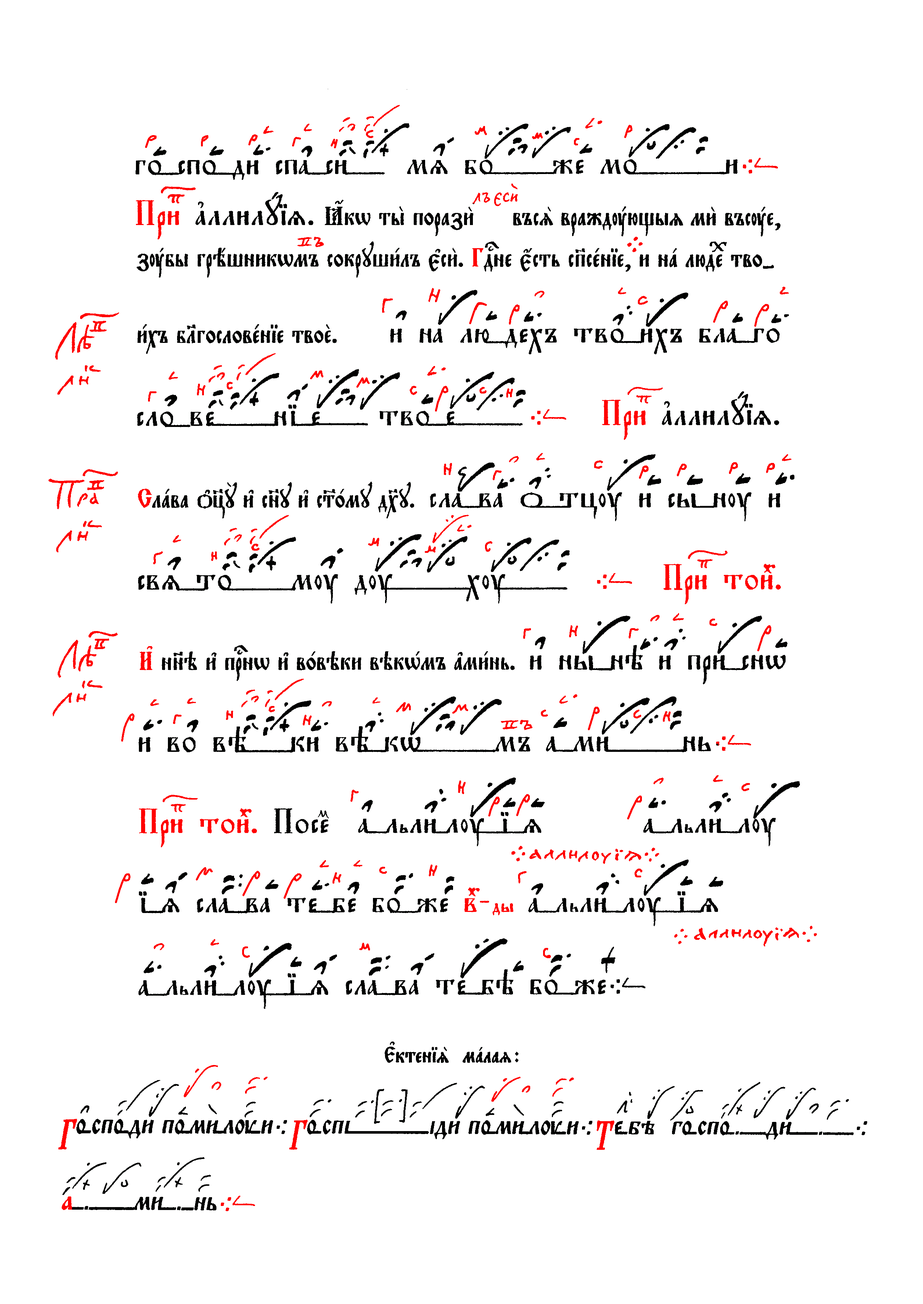
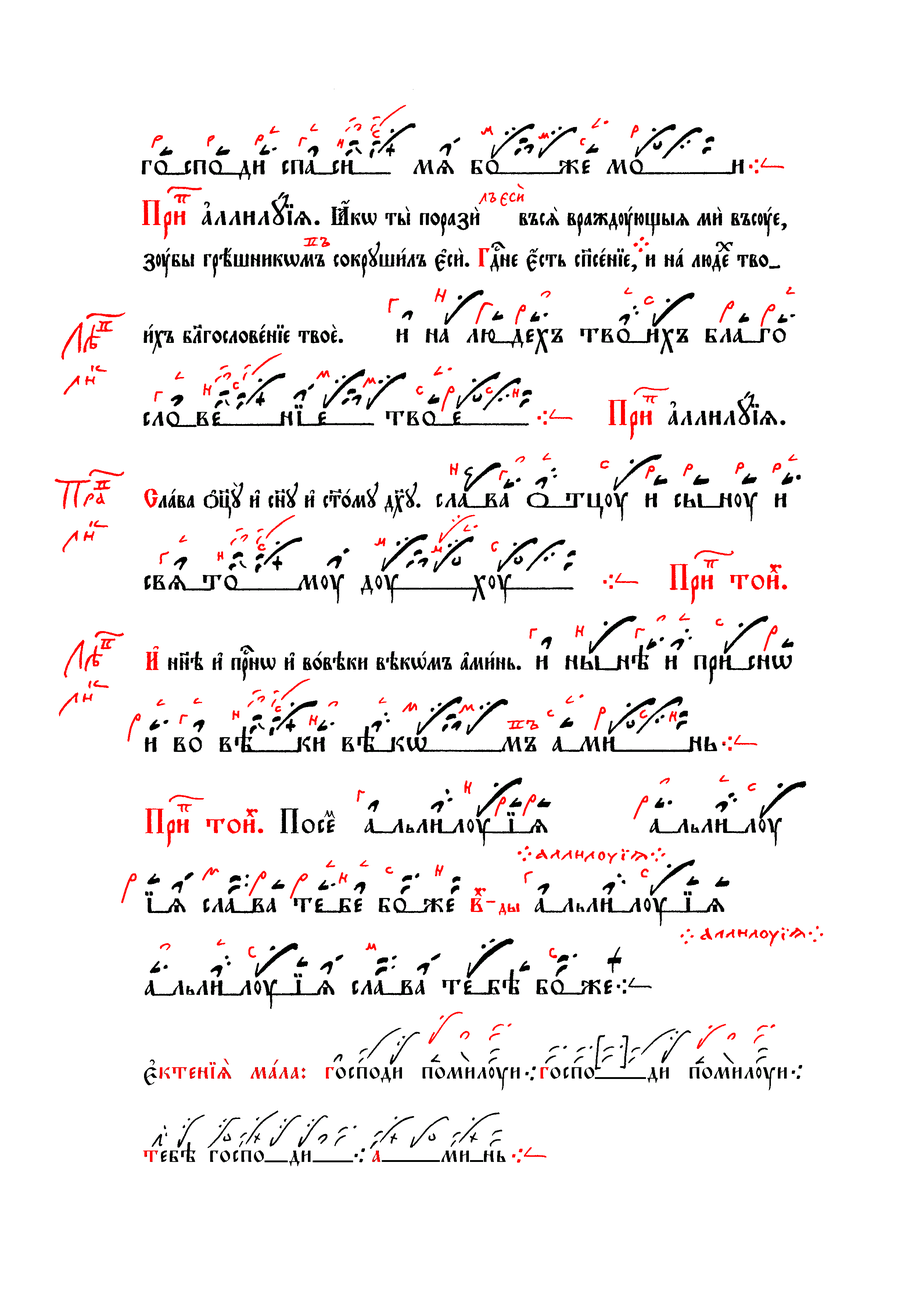
Comparing the layer stacks of the two w=923, h=1304 images. Changes:
removed layer "Червила" over box(48, 105, 817, 1212)
added layer "є3ктеніz2 мaла: господи помилu..." above "Крюки" over box(143, 1058, 787, 1167)
added layer "Крюки" above "Чернила" over box(151, 1012, 775, 1150)
painted on "Чернила" over box(54, 88, 867, 1211)
